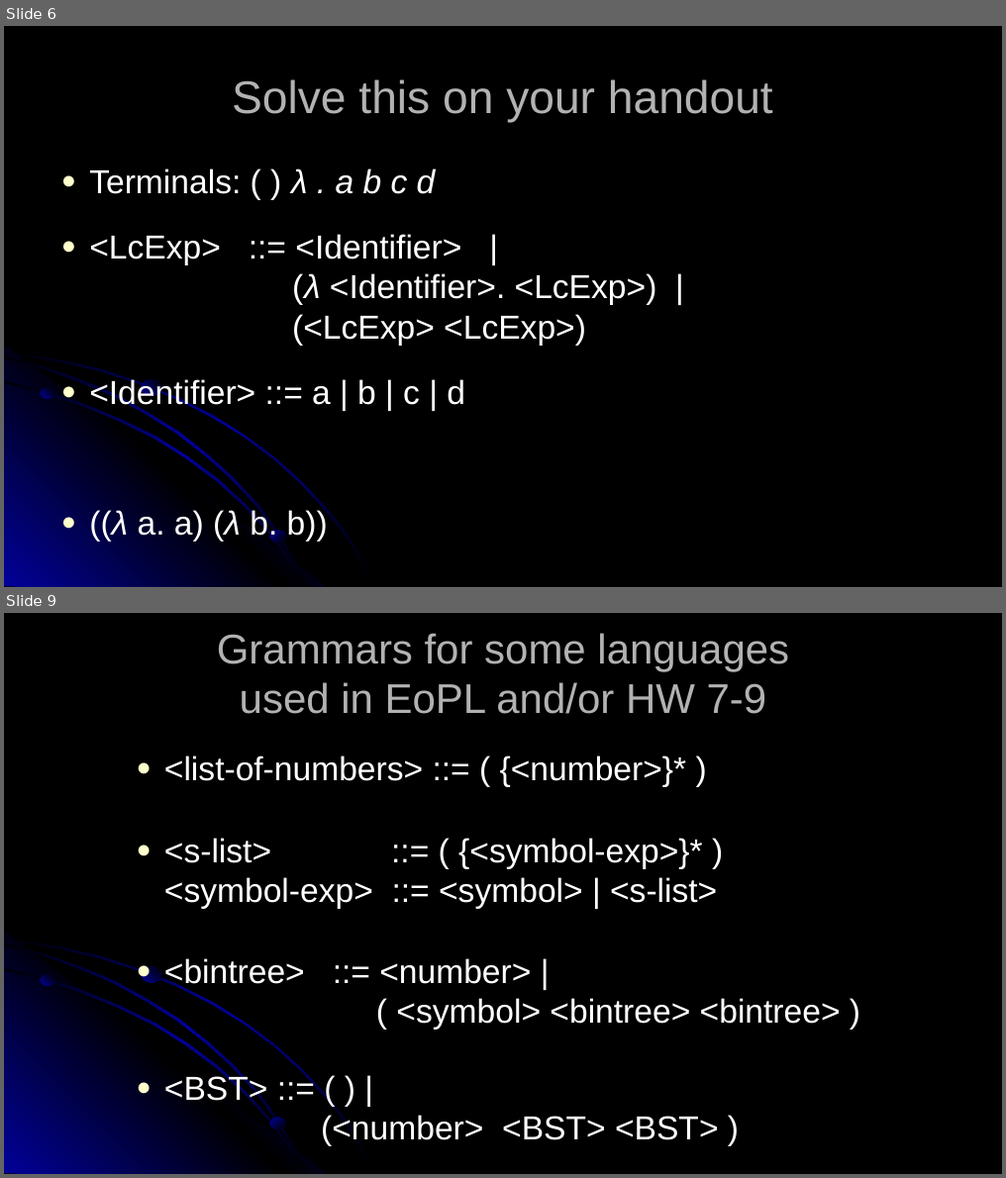
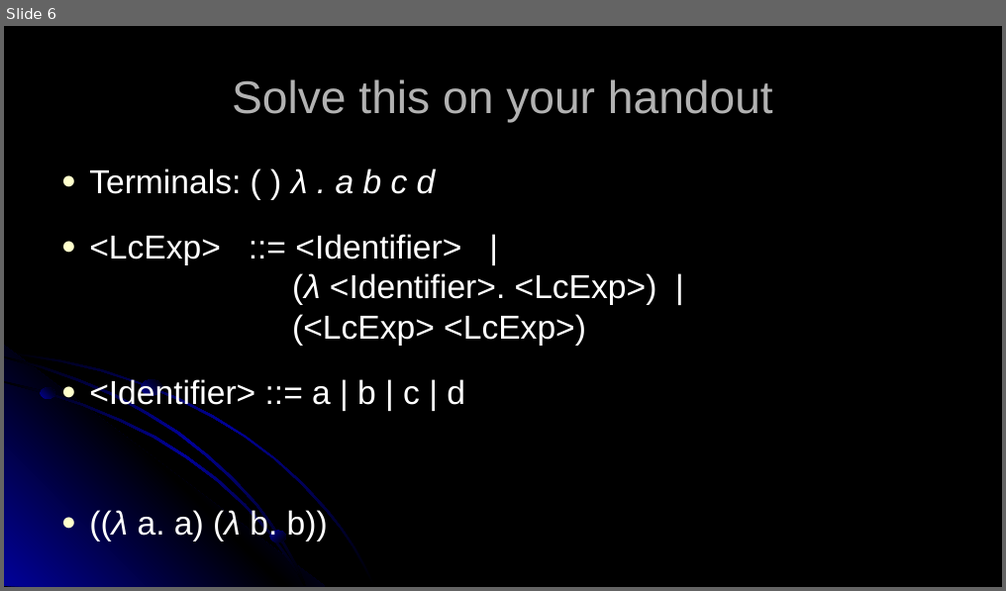
Before and after one commit to RHIT-CSSE/csse304, a slide deck: ClassMaterials/GrammarsAndLanguages/GrammarsAndLanguages.pptx. Shown one above the other, each under a label of ours: slides 6 and 9 before the commit, slide 6 after it; the slides between them are not shown. The pictures are 1006x1178 and 1006x591 pixels, drawn with LibreOffice and Linux fonts; fonts in the diff are those of the drawing. Boxes give left, top, right and bottom in pixels: in the first picture for what was removed or moved away, otherwise in the second. Text is boxed around its words. In the diff, an @@ line names an element or a change of style, - is before the commit and + after.

```diff
--- a/ClassMaterials/GrammarsAndLanguages/GrammarsAndLanguages.pptx
+++ b/ClassMaterials/GrammarsAndLanguages/GrammarsAndLanguages.pptx
@@ slide 9 removed at box(4, 613, 1002, 1174), background #000000; not listed: 7 template elements that a slide beside it also shows @@
@@ title removed at box(217, 633, 789, 714) @@
-Grammars for some languages used in EoPL and/or HW 7-9
@@ text removed at box(164, 756, 841, 1147) @@
-● <list-of-numbers> ::= ( {<number>}* )
-● <s-list> ::= ( {<symbol-exp>}* )
-  <symbol-exp> ::= <symbol> | <s-list>
-● <bintree> ::= <number> |
-  ( <symbol> <bintree> <bintree> )
-● <BST> ::= ( ) |
-  (<number> <BST> <BST> )
```
Also in this commit, not shown: 2 slides changed, 2 other slides removed, 3 other files.
